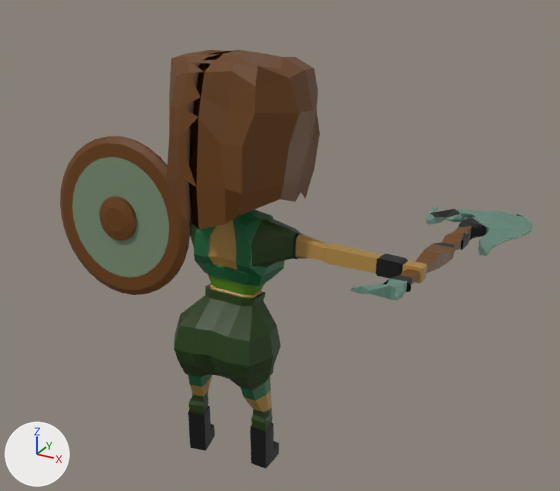
The glTF model public/assets/Girl.glb as it was, and as the next commit left it.
The view is the same before and after, from a camera (50 mm lens) standing at (2.31, -3.53, 3.24) and looking at (0.13, 0.44, 1.25). The lights are fixed; the arrows at lower left show +X, +Y and +Z. Vertices at the same position are counted once.

Names of what the first picture shows: 'Girl', 'Hair', 'Tarcza', 'Topor'.
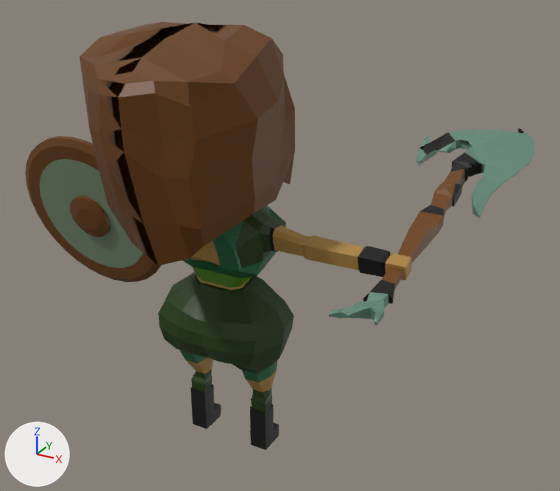
Where the newer file only moved an object's origin or applied its transform, the numbers keep the older frame.

What differs and where, as boxes (x1, y1, x2, y2) in the pictures (560 x 491 px):
'Hair', reshaped (41% wider, 36% taller)
    before: (167, 50, 320, 229)
    after: (79, 22, 295, 266)
'Girl', reshaped, moved, turned, rescaled
    before: (174, 209, 427, 469)
    after: (158, 206, 412, 450)
'Tarcza', mesh turned
    before: (60, 136, 190, 295)
    after: (25, 136, 161, 282)
'Topor', mesh turned
    before: (351, 207, 533, 301)
    after: (329, 128, 535, 326)

Edits to the bpy script that builds the scene:
```text
Change me_cube:
    used by ob_girl; location = (0.0, 0.0, 0.0)
    remove me_cube.from_pydata(...)  # 985 vertices, 1936 faces; spans x -1.17..1.17, y -0.26..0.55, z -0.12..2.42
    add me_cube.from_pydata(...)  # 1007 vertices, 1980 faces; spans x -4.82..4.82, y -1.24..3.06, z -0.13..10.6
    me_cube part 1: 985 vertices removed from x -1.17..1.17, y -0.26..0.55, z -0.12..2.42; 1007 vertices added at x -4.82..4.82, y -1.24..3.06, z -0.13..10.6
Change me_cube_002:
    where me_cube_002.from_pydata(...)  # 84 vertices, 142 faces; spans x -0.42..0.425, y -0.279..0.596, z 1.601..2.5
    used by ob_hair; location = (0.0, 0.0, 0.0)
    me_cube_002 part 2: the whole mesh is multiplied about its middle by the matrix ((1.186, 0.0, 0.0), (0.0, 1.111, -0.397), (0.0, 0.41, 1.019)), then moved by (0.001, -0.507, 0.12)
Change me_cylinder:
    where me_cylinder.from_pydata(...)  # 345 vertices, 677 faces; spans x -1.367..-0.317, y -0.004..0.241, z 0.86..1.906
    used by ob_tarcza; location = (0.0, 0.0, 0.0)
    me_cylinder part 3: the whole mesh is turned 20.7 degrees about the x axis through its middle, then moved by (0.0, -0.253, 0.128)
Change me_plane:
    where me_plane.from_pydata(...)  # 292 vertices, 580 faces; spans x 0.82..1.48, y -0.3..1.68, z 1.21..1.49
    used by ob_topor; location = (0.0, 0.0, 0.0)
    me_plane part 4: the whole mesh is turned 20.7 degrees about the x axis through its middle, then moved by (0.0, -0.28, 0.33)
Change ob_girl:
    ob_girl.location: (0.0, 0.0, 0.0) -> (0.0, 0.0, 0.061)
    ob_girl.rotation_euler: (0.0, 0.0, 0.0) -> (0.0, 0.0, -3.142)  # degrees (0, 0, 0) -> degrees (0, 0, -180)
    ob_girl.scale: (1.0, 1.0, 1.0) -> (0.242, 0.242, 0.242)
```
